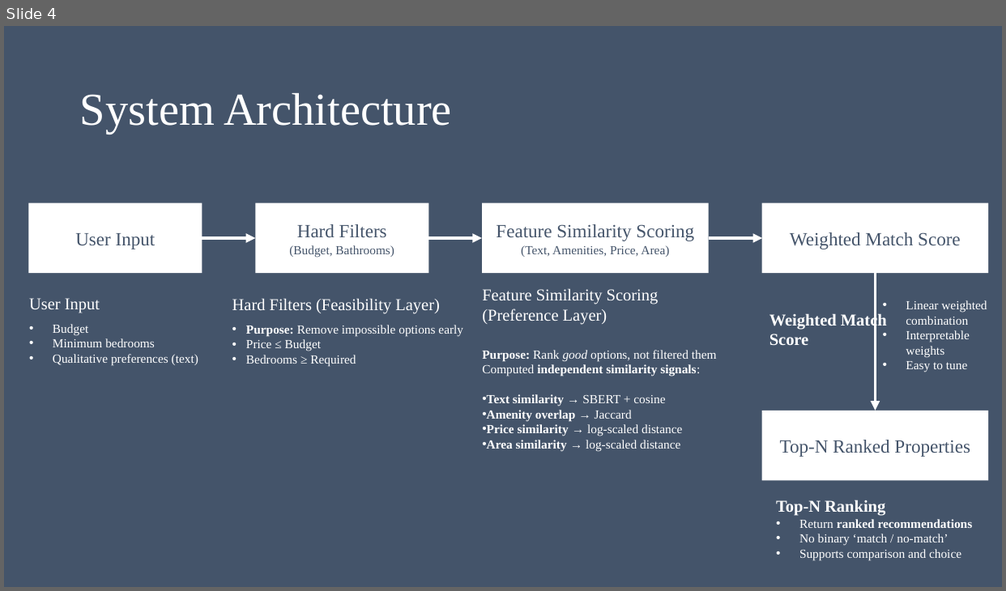
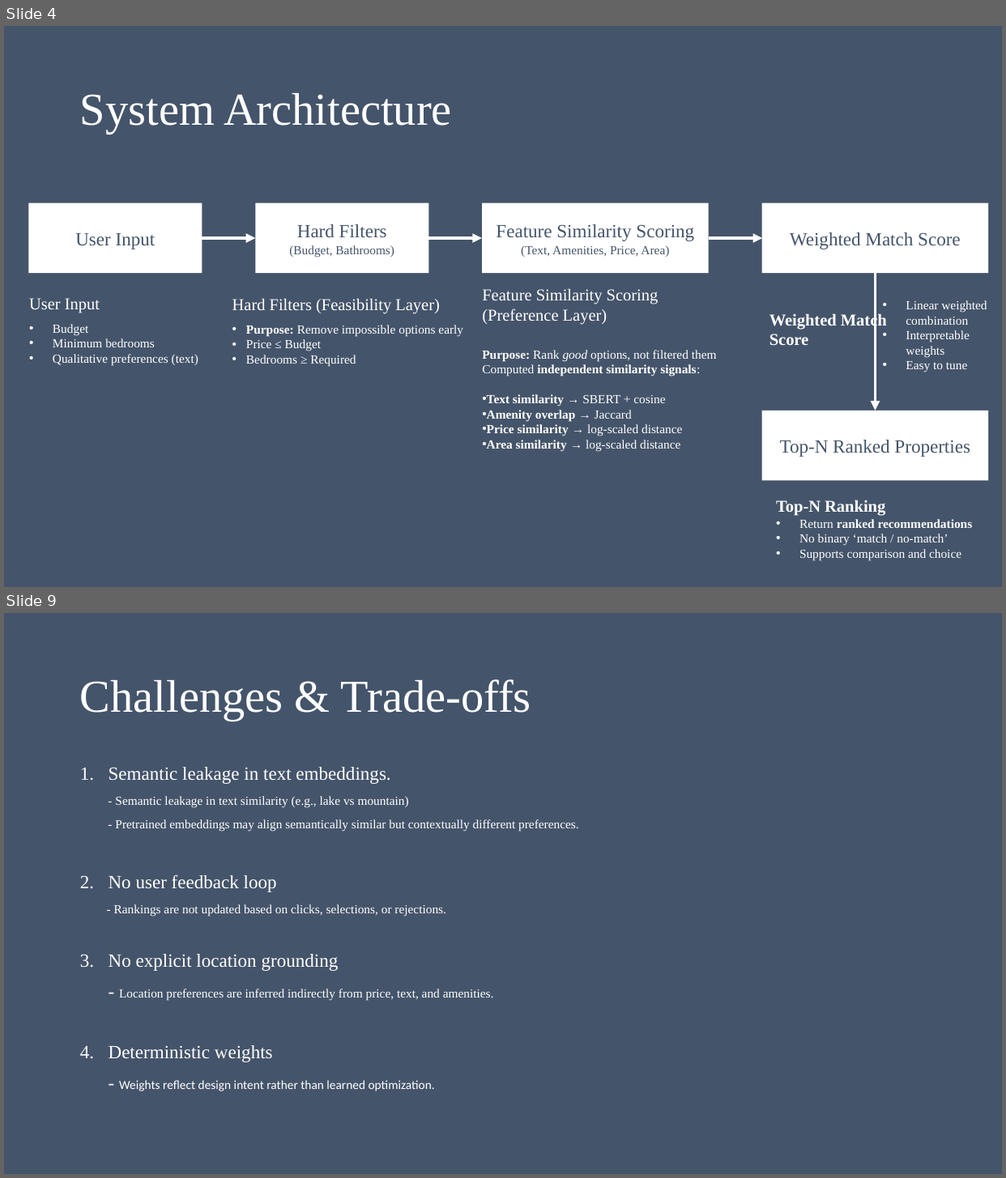
Before and after one commit to lakshya-vipassana/Property-Recommendation-System, a slide deck: Presentation1.pptx. Shown one above the other, each under a label of ours: slide 4 before the commit, slides 4 and 9 after it; the slides between them are not shown. The pictures are 1006x591 and 1006x1178 pixels, drawn with LibreOffice and Linux fonts; fonts in the diff are those of the drawing. Boxes give left, top, right and bottom in pixels: in the first picture for what was removed or moved away, otherwise in the second. Text is boxed around its words. In the diff, an @@ line names an element or a change of style, - is before the commit and + after.

```diff
--- a/Presentation1.pptx
+++ b/Presentation1.pptx
@@ slide 9 added at <box>4,613,1002,1174</box>, background #44546A @@
@@ title added at <box>80,679,531,721</box>, 44 pt, text #FFFFFF @@
+Challenges & Trade-offs
@@ text added at <box>80,767,579,1092</box>, 12 pt, text #FFFFFF @@
+1. Semantic leakage in text embeddings.
+- Semantic leakage in text similarity (e.g., lake vs mountain)
+- Pretrained embeddings may align semantically similar but contextually different preferences.
+2. No user feedback loop
+- Rankings are not updated based on clicks, selections, or rejections.
+3. No explicit location grounding
+- Location preferences are inferred indirectly from price, text, and amenities.
+4. Deterministic weights
+- Weights reflect design intent rather than learned optimization.
```
Also in this commit, not shown: 4 other slides added, 6 other files.
